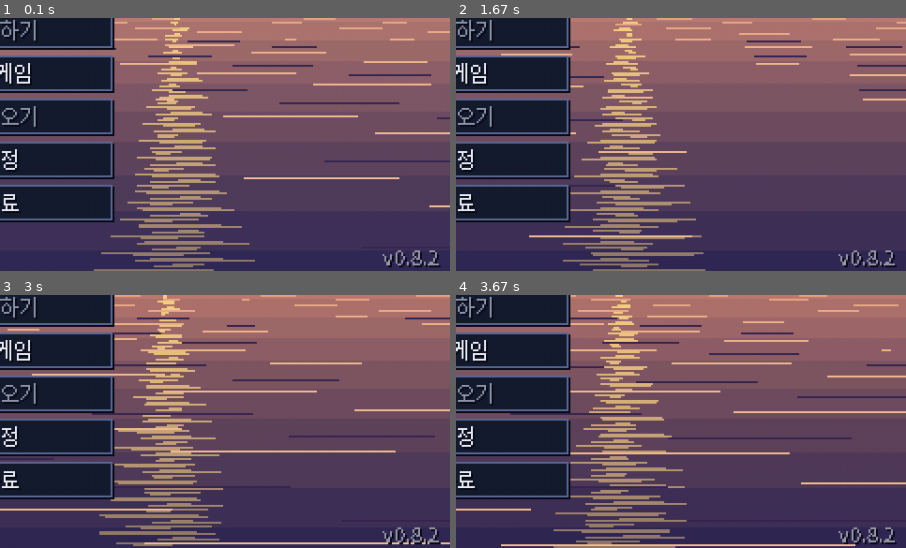
Above: before the commit, frames 1-4 (two rows, left to right).
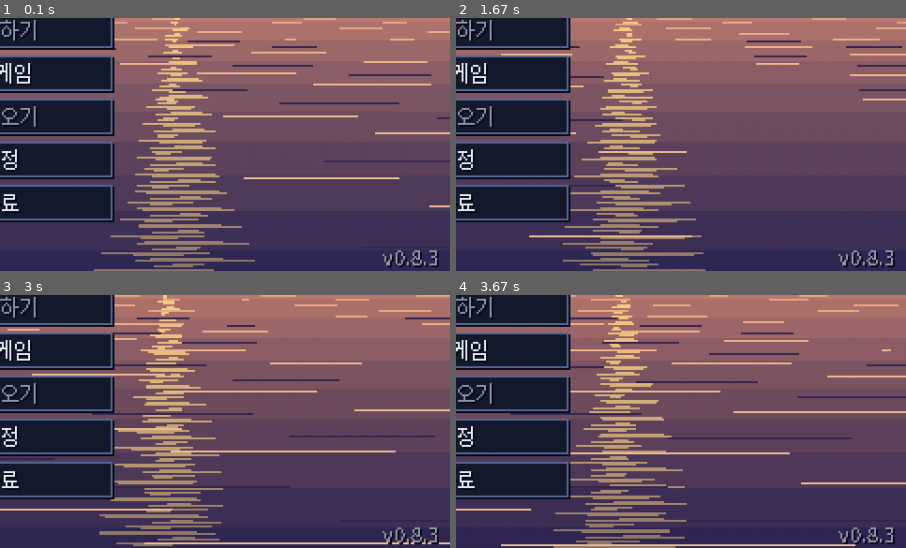
Above: after the commit, the same moments.

Repository: sinsiu60/fishingplanet
Game: pygame game, started from main.py
Same seed, same stepped clock (60 frames per second), same inputs: the game is played once before the commit and once after it.
Inputs (mouse positions are % of the whole screen's width and height, from its top left):
- Up to frame 1 (0.1 s): no input
- Up to frame 2 (1.67 s): tap Space at 0.83 s
- Up to frame 3 (3 s): hold Up 1.67-2.13 s; move the mouse to (19, 35) at 1.7 s; hold Up 2.17-2.53 s; move the mouse to (65, 15) at 2.2 s; hold Up from 2.9 s (still down); move the mouse to (52, 16) at 2.93 s
- Up to frame 4 (3.67 s): release Up at 3.27 s; hold Up 3.3-3.6 s; move the mouse to (14, 47) at 3.33 s; hold Up from 3.63 s (still down)
The pictures show only the part of the screen within x 50-100%, y 50-100%; the shares and areas given below are measured in that part.

The runs differ from the first frame. In frame 1, less than 0.1% of the frame differs, in the area x 94-98%, y 91-99%; in frame 2, less than 0.1%; in frame 3, less than 0.1%; in frame 4, less than 0.1%.

Commit message:
0.8.3: lazy-load long sounds, faulthandler crash capture, safe no-audio start after a crash
Long sounds (ambience beds, thunder, legend stingers) are decoded on first
use, halving startup audio memory. faulthandler writes fault.log; if the
previous launch died, the next one shows the boot log and fault location and
starts with audio disabled. Bundled Korean font is the last-resort fallback
so the Android splash title renders on CI.

Co-Authored-By: Claude Opus 5.5 <noreply@anthropic.com>
Claude-Session: https://claude.ai/code/session_01XkZZxEWm7K26sk4a4EAFMF

Diff:
--- a/dist_readme.txt
+++ b/dist_readme.txt
@@ -1,4 +1,4 @@
-낚시 게임 v0.8.2
+낚시 게임 v0.8.3
 ================
 
 실행: FishingGame.exe 를 더블클릭하세요. (Python 설치 필요 없음)
--- a/main.py
+++ b/main.py
@@ -30,16 +30,23 @@
     from src.core import bootlog
     bootlog.start()
     from src.platform.detect import IS_ANDROID
-    if IS_ANDROID and bootlog.previous:
-        # 지난번 시작이 끝까지 못 갔다 (앱이 통째로 죽음) → 어디서 멈췄는지 보여 주고 계속
-        bootlog.show_lines("지난번 실행이 시작 도중 꺼졌어요 (마지막 기록)", bootlog.previous)
+    audio = True
+    if IS_ANDROID and (bootlog.previous or bootlog.fault):
+        # 지난번 실행이 통째로 죽었다 → 어디서 멈췄는지 보여 주고, 이번엔 소리 없이(안전 모드) 시작
+        audio = False
+        os.environ["SDL_AUDIODRIVER"] = "dummy"
+        bootlog.mark("안전 모드: 소리 끔")
+        lines = list(bootlog.previous or [])
+        if bootlog.fault:
+            lines += ["", "충돌 위치 (faulthandler):"] + bootlog.fault
+        bootlog.show_lines("지난번 실행이 도중에 꺼졌어요 — 이번엔 소리 없이 시작합니다", lines)
     from src.core.game import Game
 
     # 자동 테스트: python main.py --frames 120
     max_frames = None
     if "--frames" in sys.argv:
         max_frames = int(sys.argv[sys.argv.index("--frames") + 1])
-    game = Game(max_frames=max_frames)
+    game = Game(max_frames=max_frames, audio=audio)
     if "--require-baked" in sys.argv and game.sfx.enabled and game.sfx.missing_baked:
         # 빌드 확인 (CI): 미리 구운 소리가 빠진 채 묶였으면 실패 (32장 S8)
         print("구운 소리 없음:", game.sfx.missing_baked)
--- a/src/audio/sfx.py
+++ b/src/audio/sfx.py
@@ -8,14 +8,42 @@
 import pygame
 
 RATE = 44100
+LAZY_SEC = 2.5   # 이보다 긴 소리(환경음 바탕 9초 등)는 처음 쓸 때 읽는다 → 시작 메모리·시간 절반 (폰, v0.8.3)
+
+
+class _Sounds(dict):
+    """이름 → Sound. 긴 소리는 이름만 먼저 등록하고 처음 꺼낼 때 파일을 읽는다."""
+
+    def __init__(self):
+        super().__init__()
+        self.paths: dict[str, str] = {}
+
+    def add_lazy(self, name: str, path) -> None:
+        self.paths[name] = str(path)
+        dict.__setitem__(self, name, None)
+
+    def __getitem__(self, name):
+        snd = dict.__getitem__(self, name)
+        if snd is None:
+            try:
+                snd = pygame.mixer.Sound(self.paths[name])
+            except Exception:
+                snd = pygame.mixer.Sound(buffer=bytes(64))  # 못 읽으면 무음
+            dict.__setitem__(self, name, snd)
+        return snd
+
+    def get(self, name, default=None):
+        return self[name] if name in self else default
 
 
 class Sfx:
-    def __init__(self):
+    def __init__(self, audio: bool = True):
         self.enabled = False
         self.volume = 0.8
-        self.sounds: dict[str, pygame.mixer.Sound] = {}
+        self.sounds = _Sounds()
         self.loops: dict[str, pygame.mixer.Channel] = {}
+        if not audio:
+            return  # 안전 모드: 소리 없이 (지난번 시작이 소리 준비 중에 꺼졌을 때)
         try:
             init = pygame.mixer.get_init()
             if init is None:
@@ -60,7 +88,10 @@
                         break
             try:
                 if path is not None:
-                    self.sounds[name] = pygame.mixer.Sound(str(path))
+                    if rec.get(name, {}).get("len", 0) >= LAZY_SEC:
+                        self.sounds.add_lazy(name, path)
+                    else:
+                        self.sounds[name] = pygame.mixer.Sound(str(path))
                     continue
             except Exception as e:  # 파일을 못 읽어도 게임은 계속 (그 소리만 대신 합성 또는 무음)
                 if not self.load_errors:
--- a/src/core/bootlog.py
+++ b/src/core/bootlog.py
@@ -11,6 +11,8 @@
 _path = None
 _t0 = time.perf_counter()
 previous: list[str] | None = None   # 지난번 시작이 끝까지 못 간 경우 그 기록
+fault: list[str] = []               # 지난번 실행이 네이티브로 죽었을 때 faulthandler 가 남긴 파이썬 위치
+_fault_file = None
 
 
 def start() -> None:
@@ -23,6 +25,14 @@
             if old and old[-1].strip() != "OK":
                 previous = old[-14:]
         _path.write_text("", encoding="utf-8")
+        # 네이티브 충돌(SIGSEGV 등)도 그 순간의 파이썬 위치를 fault.log 에 남긴다 → 다음 실행에서 보여 줌
+        global _fault_file, fault
+        fpath = _path.with_name("fault.log")
+        if fpath.exists():
+            fault = [ln for ln in fpath.read_text(encoding="utf-8", errors="replace").splitlines() if ln.strip()][-12:]
+        import faulthandler
+        _fault_file = open(fpath, "w", encoding="utf-8")
+        faulthandler.enable(file=_fault_file, all_threads=False)
     except Exception:
         _path = None
     from src.version import VERSION
--- a/src/core/fonts.py
+++ b/src/core/fonts.py
@@ -33,7 +33,10 @@
         path = pygame.font.match_font(name)
         if path:
             return path
-    return None
+    # 한글 시스템 폰트가 없는 리눅스(CI의 안드로이드 스플래시 그림 등) → 게임에 넣은 Noto Sans KR
+    from src.core.paths import data_path
+    bundled = data_path("fonts", "NotoSansKR-Subset.ttf")
+    return str(bundled) if bundled.exists() else None
 
 
 def get_font(size: int) -> pygame.font.Font:
--- a/src/core/game.py
+++ b/src/core/game.py
@@ -14,7 +14,7 @@
 
 
 class Game:
-    def __init__(self, max_frames: int | None = None, start_scene=None):
+    def __init__(self, max_frames: int | None = None, start_scene=None, audio: bool = True):
         cfg = game_config()
         from src.platform.detect import IS_MOBILE as _mob
         from src.core.config import load_json as _lj
@@ -55,7 +55,7 @@
                 from src.platform import android
                 android.keep_screen_on()
         bootlog.mark("효과음 불러오기")
-        self.sfx = Sfx()
+        self.sfx = Sfx(audio=audio)
         bootlog.mark(f"효과음 {len(self.sfx.sounds)}개 (실행 중 합성 {len(getattr(self.sfx, 'missing_baked', []))})")
         self.sfx.haptics = self.haptics  # play(..., haptic=종류) → 소리 어택 순간에 진동
         self.apply_audio_settings()
--- a/src/version.py
+++ b/src/version.py
@@ -1,2 +1,2 @@
 """게임 버전 (릴리즈 태그 v<VERSION>, buildozer.spec version 과 같게)."""
-VERSION = "0.8.2"
+VERSION = "0.8.3"
Not shown, changed: RELEASE_NOTES.md
Not shown, changed: buildozer.spec
